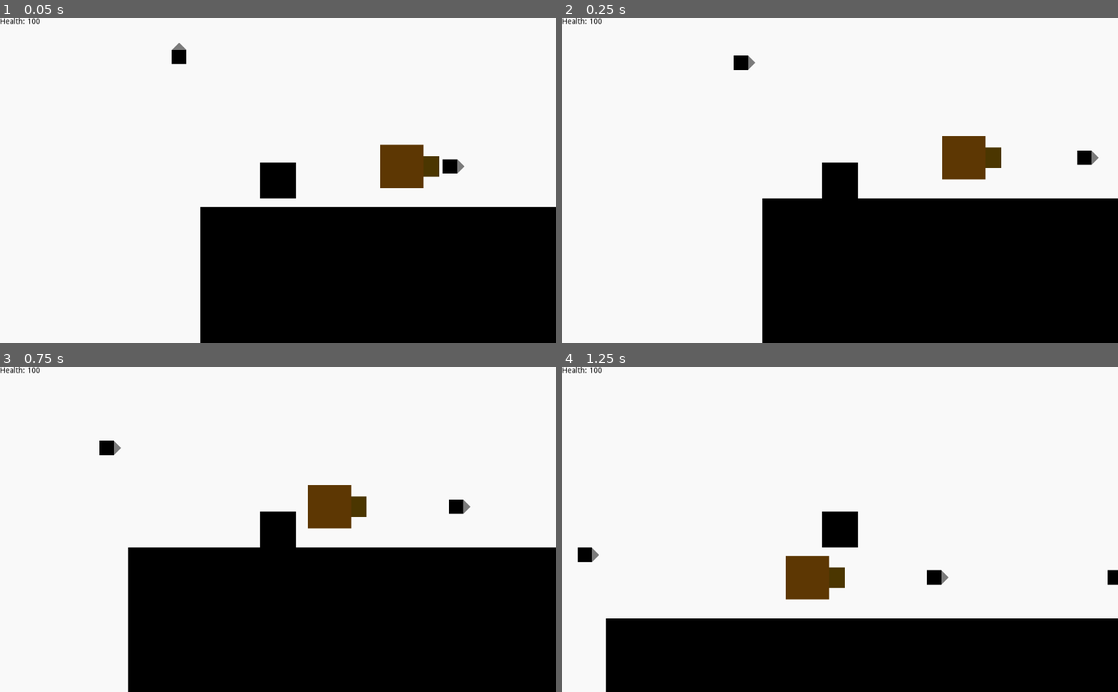
Above: before the commit, frames 1-4 (two rows, left to right).
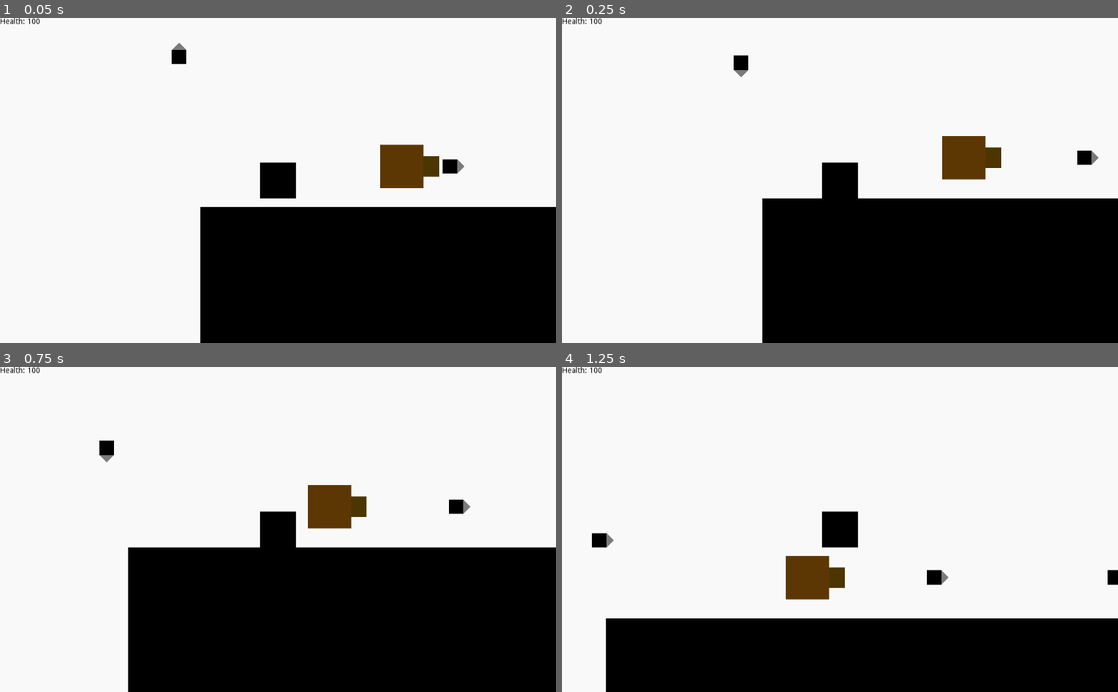
Above: after the commit, the same moments.

Repository: RavenJFelix/Square
Game: Godot game, scene res://testLevel/test.tscn
Two runs of this game, one before a commit and one after it. Both use one fixed random seed, a clock stepped at 60 frames per second and the inputs below. This scene is started directly instead of the project's main scene.
Inputs:
- Up to frame 1 (0.05 s): no input
- Up to frame 2 (0.25 s): no input
- Up to frame 3 (0.75 s): hold Right (ui_right) from 0.53 s (still down)
- Up to frame 4 (1.25 s): keep holding Right (ui_right); tap Up (ui_up) at 0.77 s

Frame 1 is identical in both runs. In frame 2, less than 0.1% of the frame differs, in the area x 30-35%, y 11-19%; in frame 3, less than 0.1%; in frame 4, 0.3%, in the area x 2-10%, y 51-61%.

Commit message:
Make chaser logic functional

Diff:
--- a/entity/npc/enemies/chaser/chaser.gd
+++ b/entity/npc/enemies/chaser/chaser.gd
@@ -15,9 +15,9 @@
 var RIGHT = Vector2(speed, 0)
 var current_direction = DIRECTION.left
 var rotUp = 0
-var rotDown = 90
-var rotLeft = 180
-var rotRight = 270
+var rotDown = 180
+var rotLeft = 270
+var rotRight = 90
 # Declare member variables here. Examples:
 # var a = 2
 # var b = "text"
@@ -26,6 +26,7 @@
 func _ready():
 	$Timer.start(timeout)
 	vel = Vector2(0, -speed).rotated(rotation)
+
 
 func _physics_process(delta):
 	print(target)
@@ -70,7 +71,7 @@
 			current_direction = DIRECTION.down
 	elif target.position.y < position.y:
 		if current_direction == DIRECTION.down:
-			target_mode = MOVE_MODE.y
+			target_mode = MOVE_MODE.x
 		else:
 			vel = UP
 			rotation_degrees = rotUp
